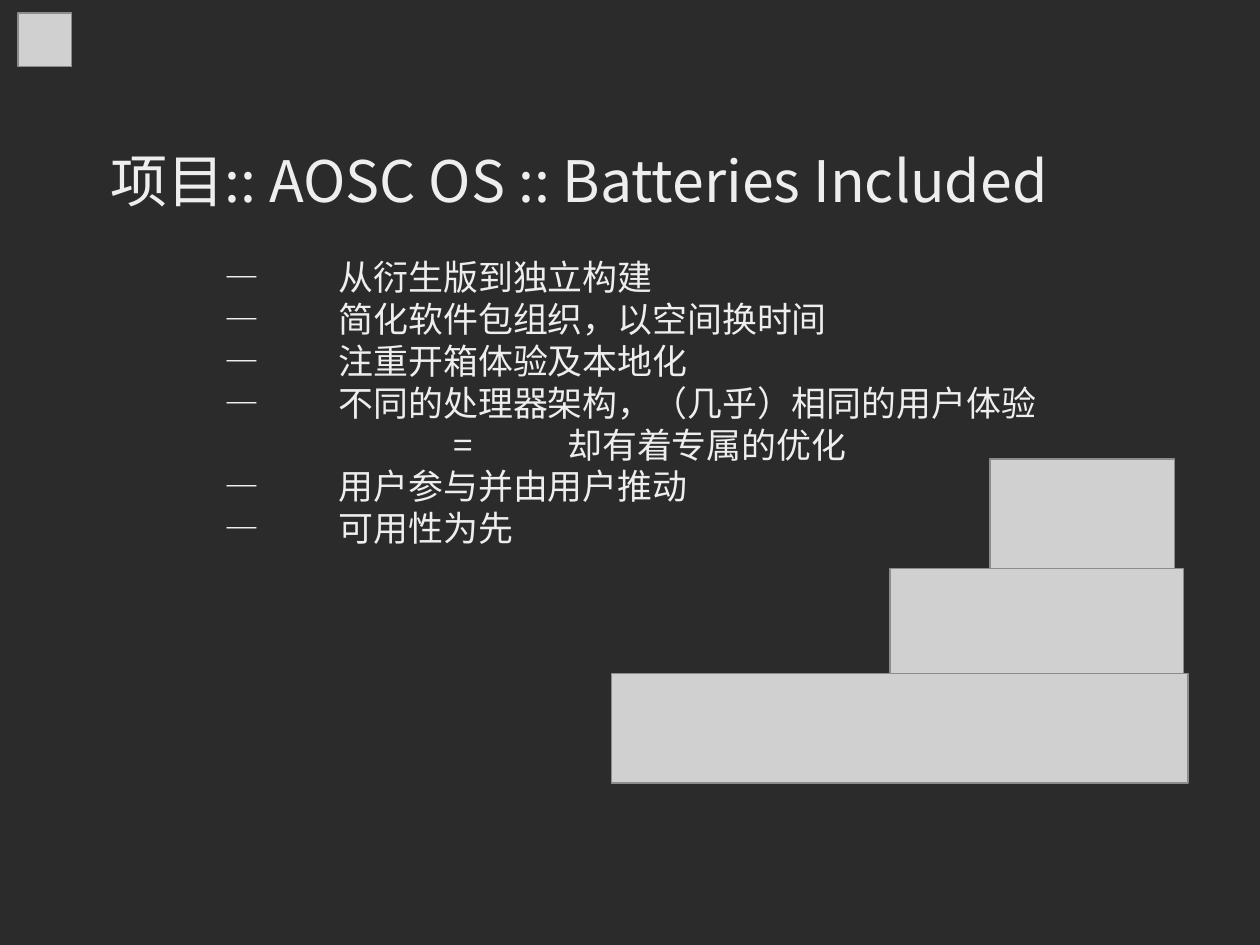
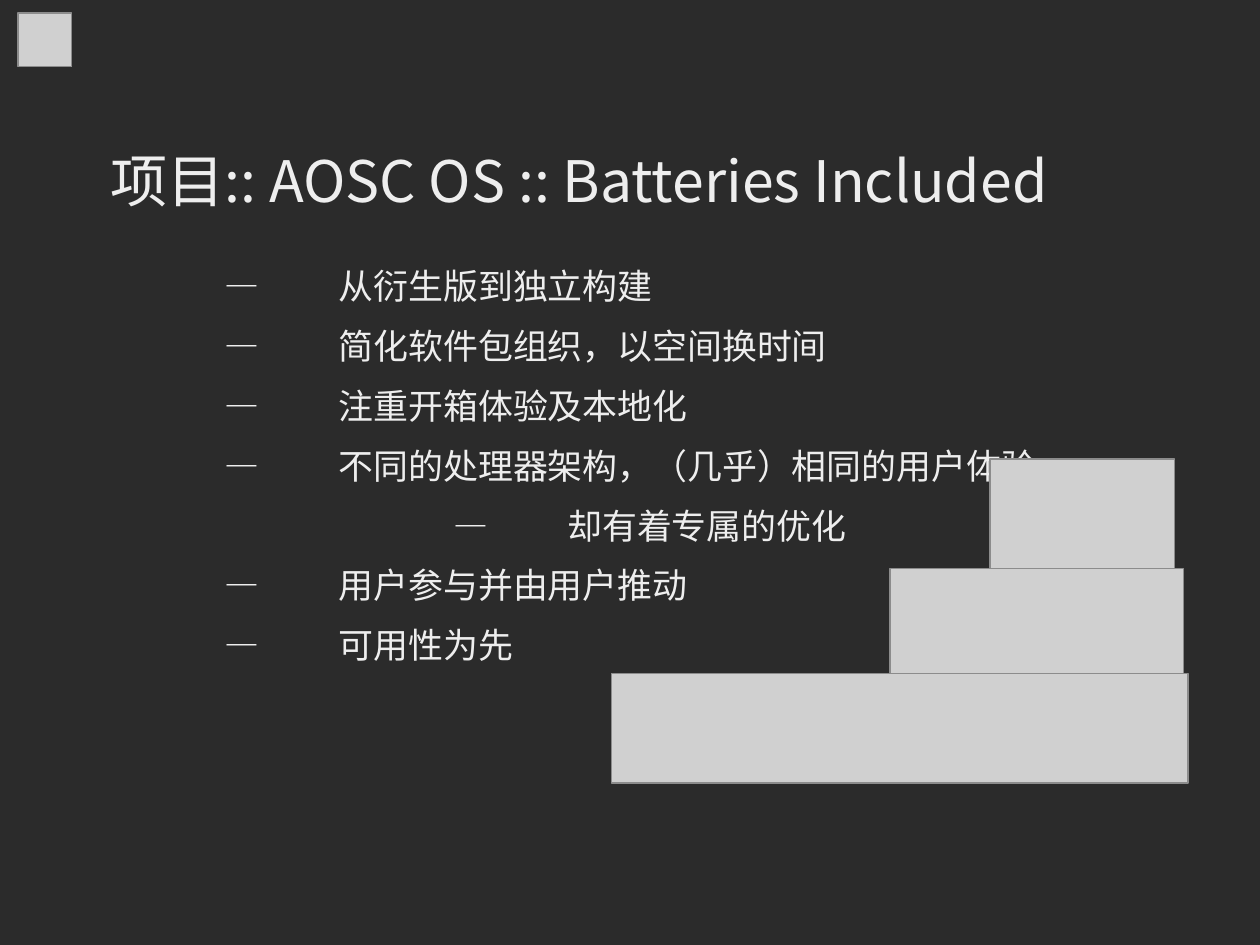
Before and after one commit to MingcongBai/soscon-2018-talk, a slide deck: slide 13 of slide.odp. Drawn at 1260x945 pixels with LibreOffice and Linux fonts; fonts in the diff are those of the drawing; grey boxes stand for pictures; background and template pictures are left out; a plain dark background stands for a picture behind light text. Boxes give left, top, right and bottom in pixels: in the first picture for what was removed or moved away, otherwise in the second. Text is boxed around its words. In the diff, an @@ line names an element or a change of style, - is before the commit and + after.

```diff
--- a/slide.odp
+++ b/slide.odp
@@ text at box(339, 269, 1036, 661): more space between paragraphs @@
@@ text at box(567, 509, 846, 542): text changed @@
-= 却有着专属的优化
+— 却有着专属的优化
```
Also in this commit, not shown: 21 other slides changed.
